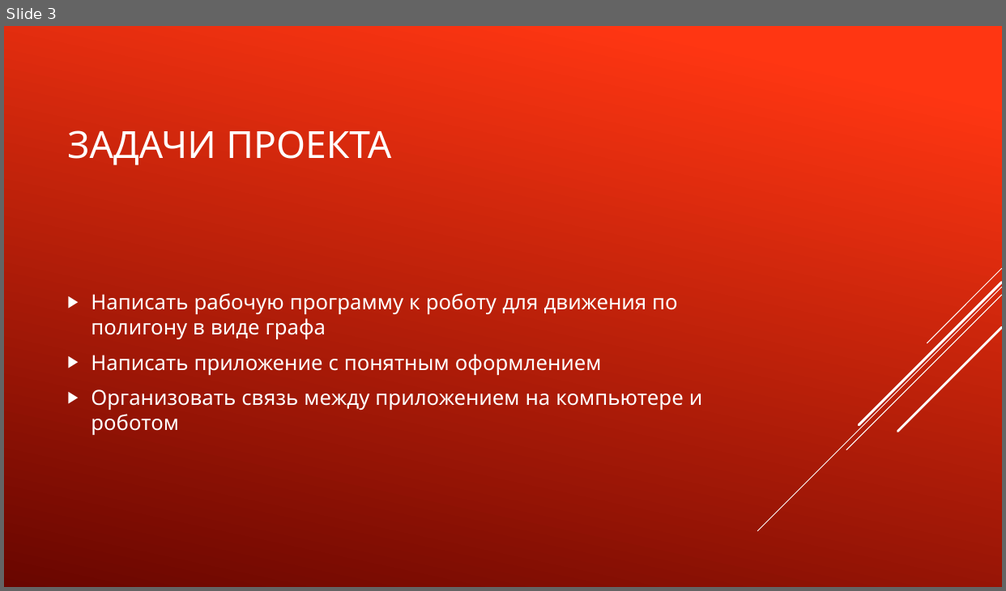
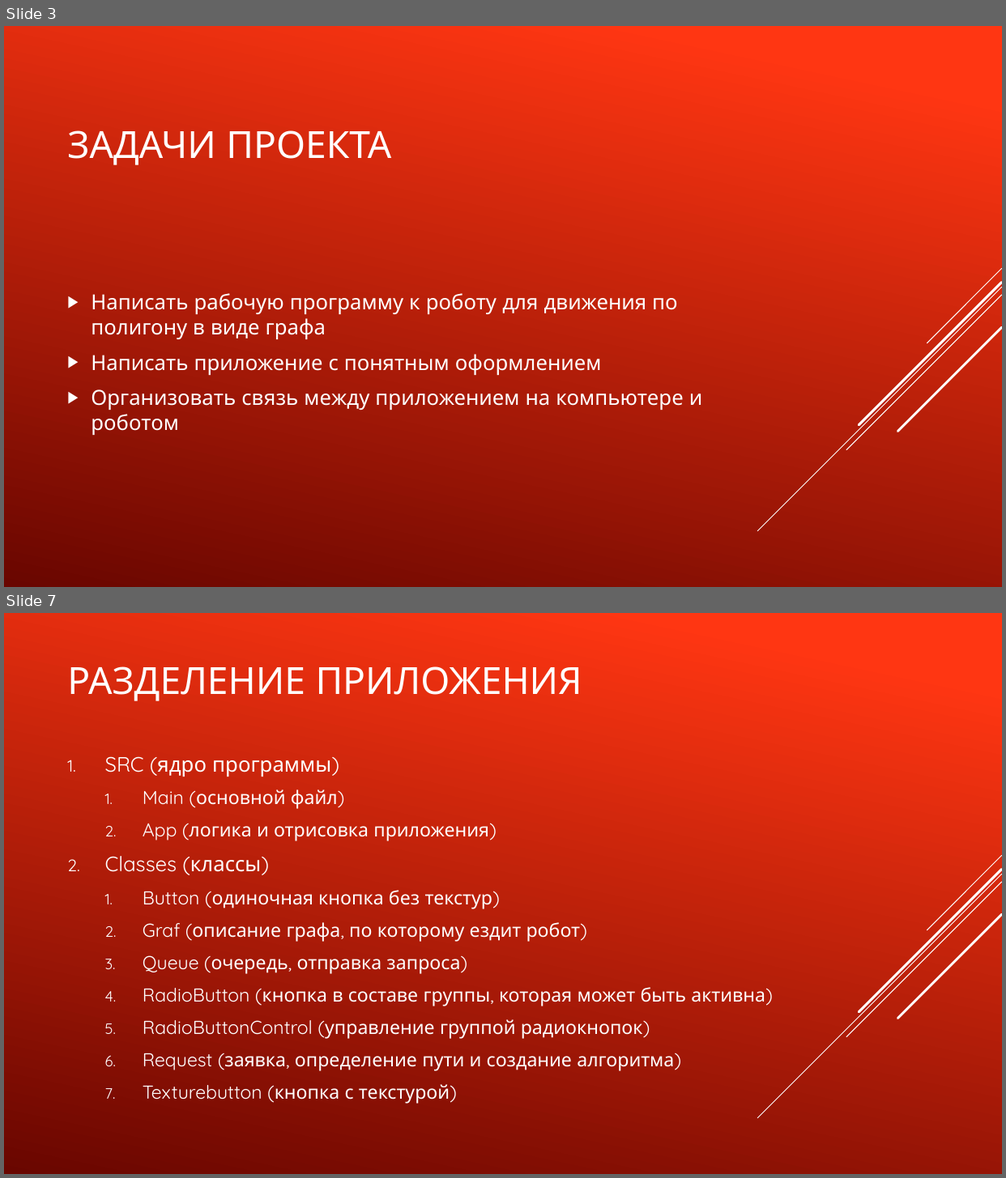
Before and after one commit to TransoChel/ProjectRobotLogistic, a slide deck: Проект «Робот-логист».pptx. Shown one above the other, each under a label of ours: slide 3 before the commit, slides 3 and 7 after it; the slides between them are not shown. The pictures are 1006x591 and 1006x1178 pixels, drawn with LibreOffice and Linux fonts; fonts in the diff are those of the drawing. Boxes give left, top, right and bottom in pixels: in the first picture for what was removed or moved away, otherwise in the second. Text is boxed around its words. In the diff, an @@ line names an element or a change of style, - is before the commit and + after.

```diff
--- a/Проект «Робот-логист».pptx
+++ b/Проект «Робот-логист».pptx
@@ slide 7 added at box(4, 613, 1002, 1174), background gradient #FF3712 to #6A0600; not listed: 5 template elements that a slide beside it also shows @@
@@ title added at box(67, 666, 582, 701), 36 pt, text #FFFFFF @@
+РАЗДЕЛЕНИЕ ПРИЛОЖЕНИЯ
@@ text added at box(105, 756, 765, 1104), 18 pt, text #FFFFFF @@
+1. SRC (ядро программы)
+  1. Main (основной файл)
+  2. App (логика и отрисовка приложения)
+2. Classes (классы)
+  1. Button (одиночная кнопка без текстур)
+  2. Graf (описание графа, по которому ездит робот)
+  3. Queue (очередь, отправка запроса)
+  4. RadioButton (кнопка в составе группы, которая может быть активна)
+  5. RadioButtonControl (управление группой радиокнопок)
+  6. Request (заявка, определение пути и создание алгоритма)
+  7. Texturebutton (кнопка с текстурой)
```
Also in this commit, not shown: 3 slides changed, 4 other slides added, 1 slide removed, 5 other files.
